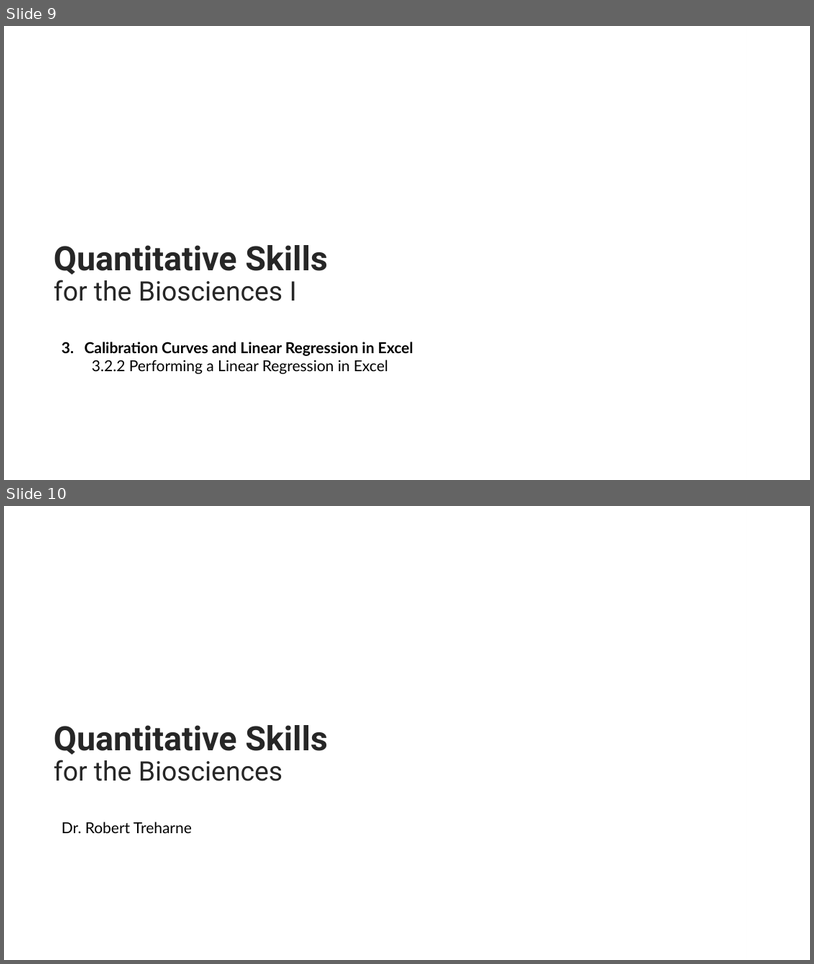
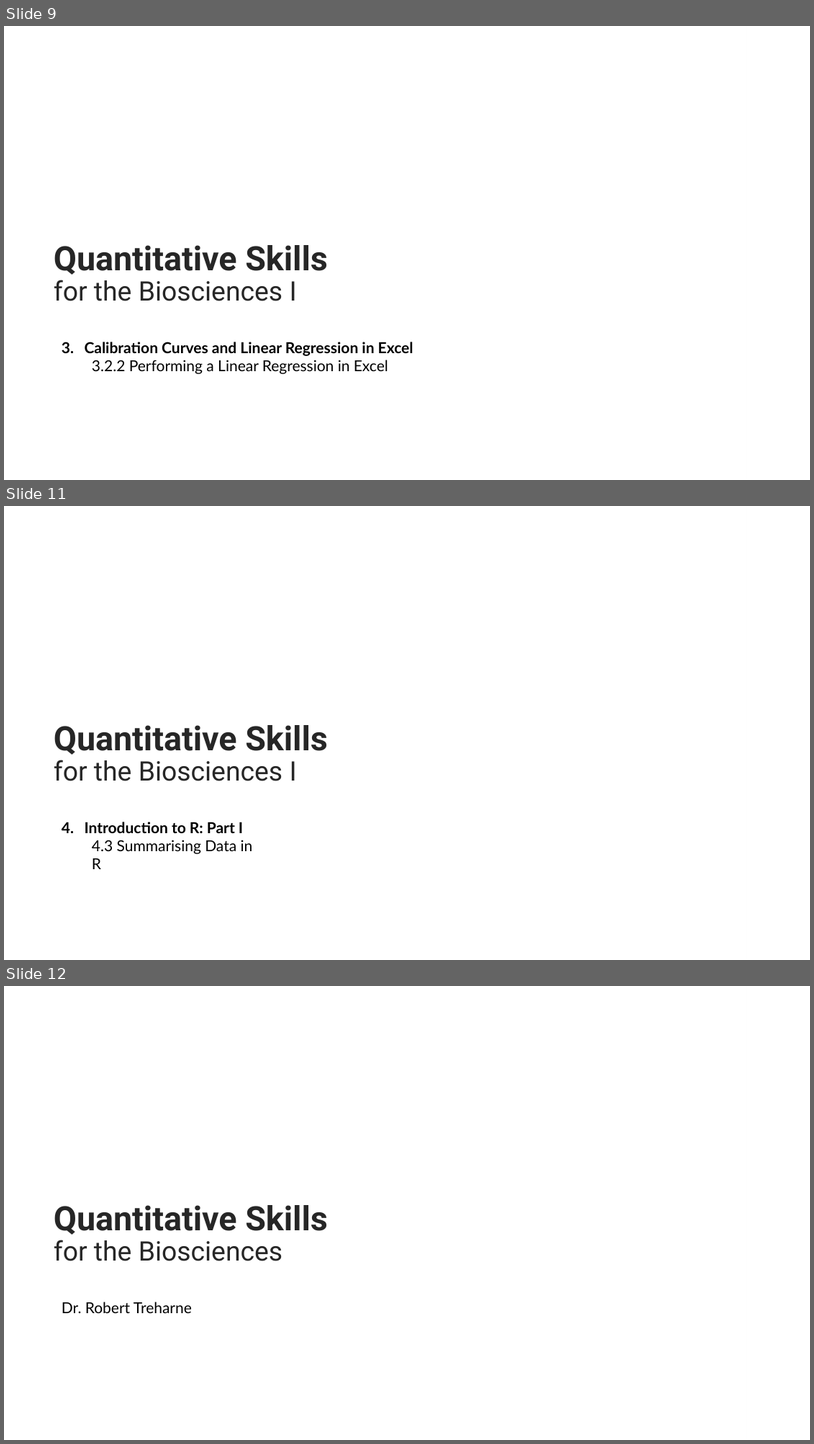
Before and after one commit to rtreharne/qs, a slide deck: pptx/Quantitative Skills for the Biosciences I.pptx. Shown one above the other, each under a label of ours: slides 9 and 10 before the commit, slides 9, 11 and 12 after it; the slides between them are not shown. The pictures are 814x964 and 814x1444 pixels, drawn with LibreOffice and Linux fonts; fonts in the diff are those of the drawing; background and template pictures are left out. Boxes give left, top, right and bottom in pixels: in the first picture for what was removed or moved away, otherwise in the second. Text is boxed around its words. In the diff, an @@ line names an element or a change of style, - is before the commit and + after.

```diff
--- a/pptx/Quantitative Skills for the Biosciences I.pptx
+++ b/pptx/Quantitative Skills for the Biosciences I.pptx
@@ slide 11 added at (4,506,810,960), background picture (left out) @@
@@ rectangle added at (24,506,810,960), fill gradient #FFFFFF @@
@@ title added at (54,725,328,781), 40 pt, text #262626, bold @@
+Quantitative Skills for the Biosciences I
@@ text added at (85,821,253,869), 18 pt, text #000000, bold @@
+4. Introduction to R: Part I
+  4.3 Summarising Data in R
@@ what was slide 10 is now slide 12 @@
```
Also in this commit, not shown: 1 other slide added, 3 other files.
